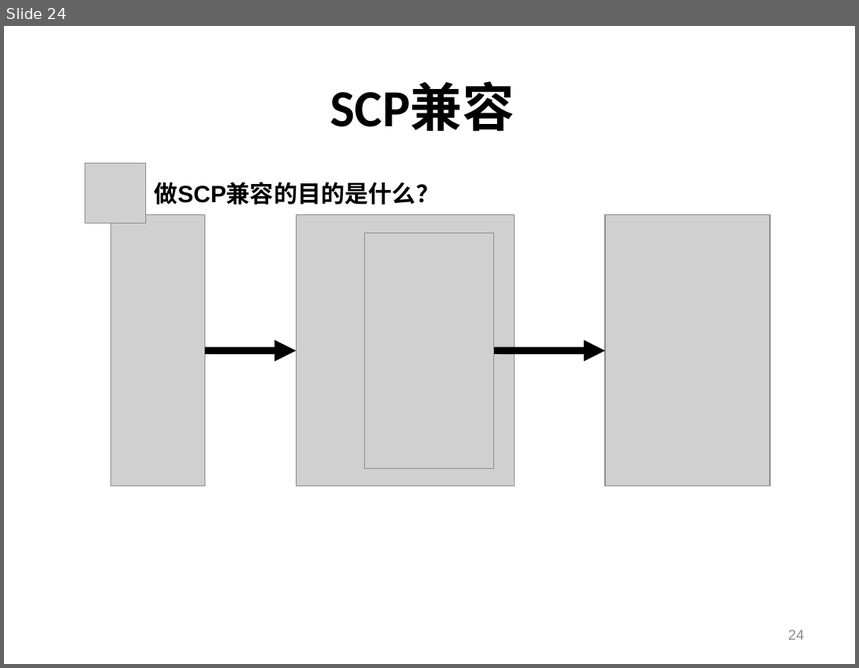
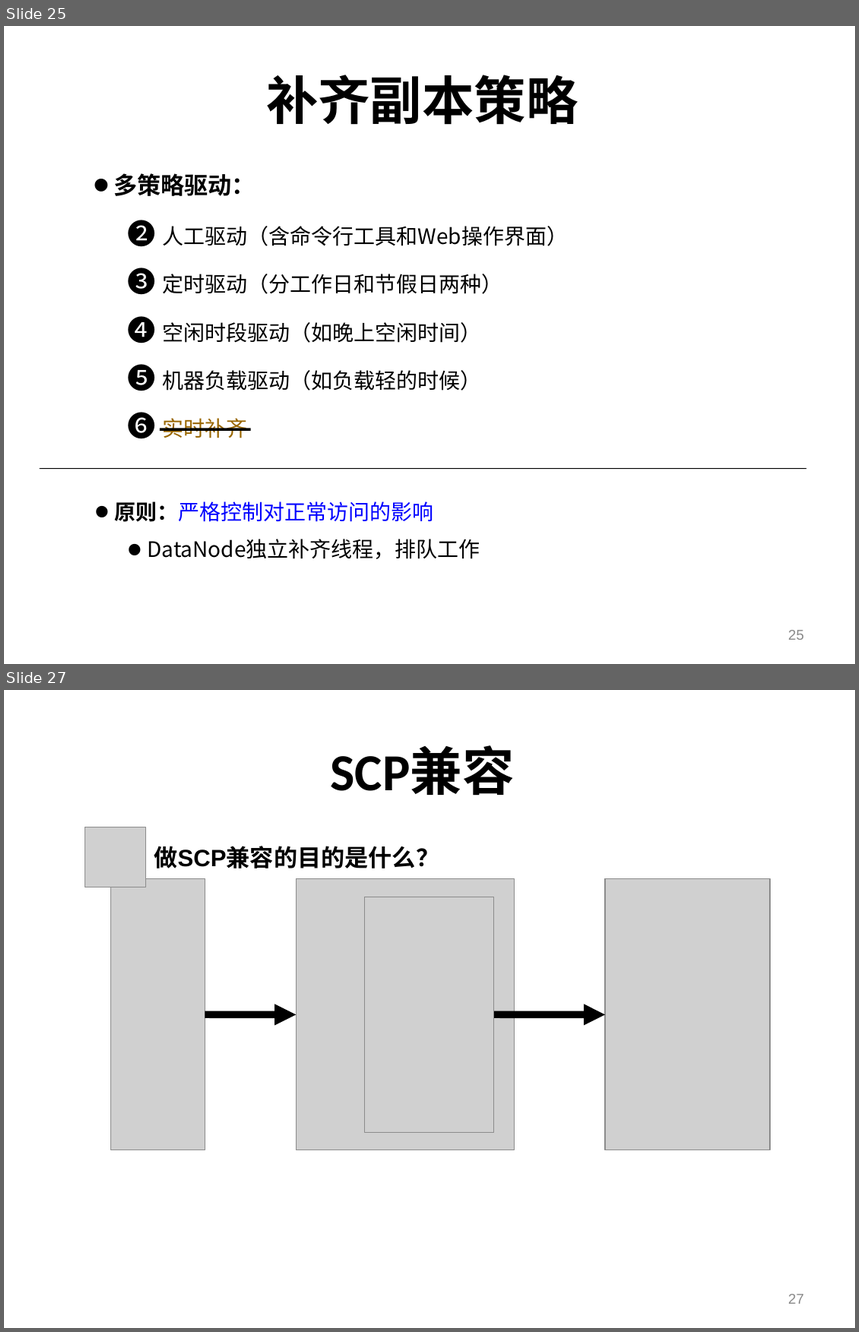
Before and after one commit to shtzr840329/mooon, a slide deck: applications/lightfs/doc/portableDFS-便携式分布式文件系统.ppt. Shown one above the other, each under a label of ours: slide 24 before the commit, slides 25 and 27 after it; the slides between them are not shown. The pictures are 859x668 and 859x1332 pixels, drawn with LibreOffice and Linux fonts; fonts in the diff are those of the drawing; grey boxes stand for pictures; background and template pictures are left out. Boxes give left, top, right and bottom in pixels: in the first picture for what was removed or moved away, otherwise in the second. Text is boxed around its words. In the diff, an @@ line names an element or a change of style, - is before the commit and + after.

```diff
--- a/applications/lightfs/doc/portableDFS-便携式分布式文件系统.ppt
+++ b/applications/lightfs/doc/portableDFS-便携式分布式文件系统.ppt
@@ slide 25 added at bbox=[4, 26, 855, 664], background picture (left out) @@
@@ title added at bbox=[266, 75, 579, 125], 44 pt, text #000000, bold @@
+补齐副本策略
@@ text added at bbox=[113, 173, 256, 196], 20 pt, text #000000, bold @@
+• 多策略驱动：
@@ text added at bbox=[128, 215, 568, 252], 18 pt, text #000000 @@
+❷ 人工驱动（含命令行工具和Web操作界面）
@@ text added at bbox=[128, 263, 503, 300], 18 pt, text #000000 @@
+❸ 定时驱动（分工作日和节假日两种）
@@ text added at bbox=[128, 312, 482, 348], 18 pt, text #000000 @@
+❹ 空闲时段驱动（如晚上空闲时间）
@@ text added at bbox=[128, 364, 482, 391], 18 pt, text #000000 @@
+❺ 机器负载驱动（如负载轻的时候）
@@ text added at bbox=[128, 412, 248, 439], 18 pt, text #996600 @@
+❻ 实时补齐
@@ line added from (160, 430) to (251, 430), #000000 2.24 pt @@
@@ line added from (40, 468) to (807, 468), #000000 0.74 pt @@
@@ text added at bbox=[115, 502, 434, 522], 18 pt, text #0000FF @@
+• 原则：严格控制对正常访问的影响
@@ text added at bbox=[148, 539, 481, 560], 18 pt, text #000000 @@
+• DataNode独立补齐线程，排队工作
@@ page number added at bbox=[788, 630, 804, 640], 12 pt, text #898989 @@
+25
@@ what was slide 24 is now slide 27 @@
@@ page number at bbox=[788, 1294, 804, 1304]: text changed @@
-24
+27
```
Also in this commit, not shown: 12 slides changed, 7 other slides added, 4 slides removed.
